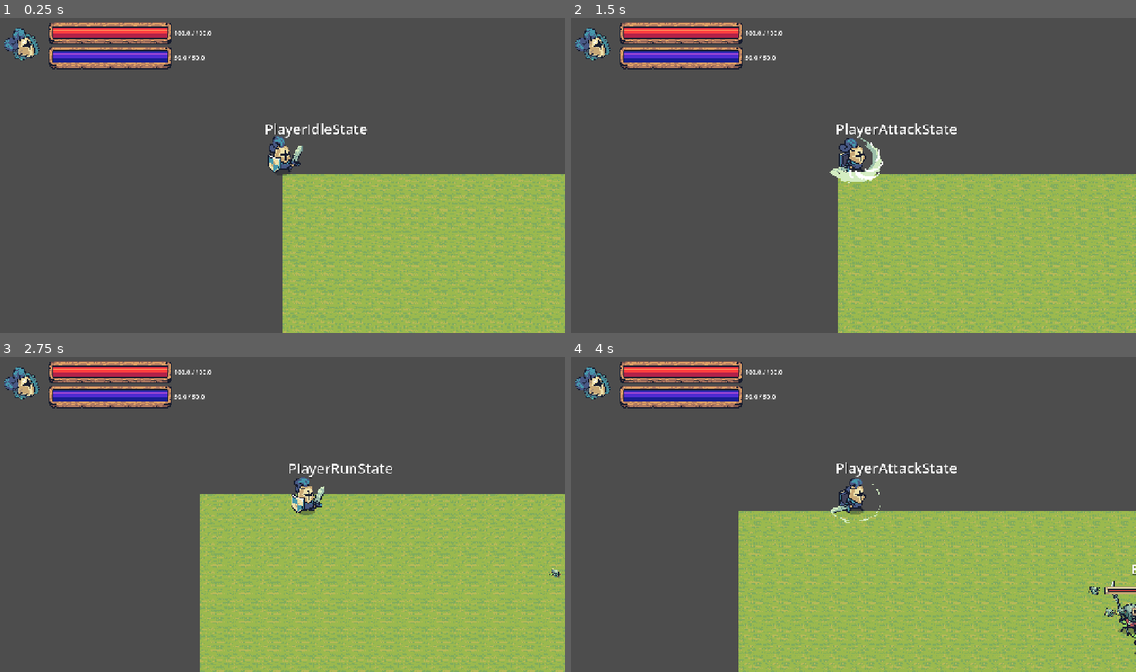
Above: before the commit, frames 1-4 (two rows, left to right).
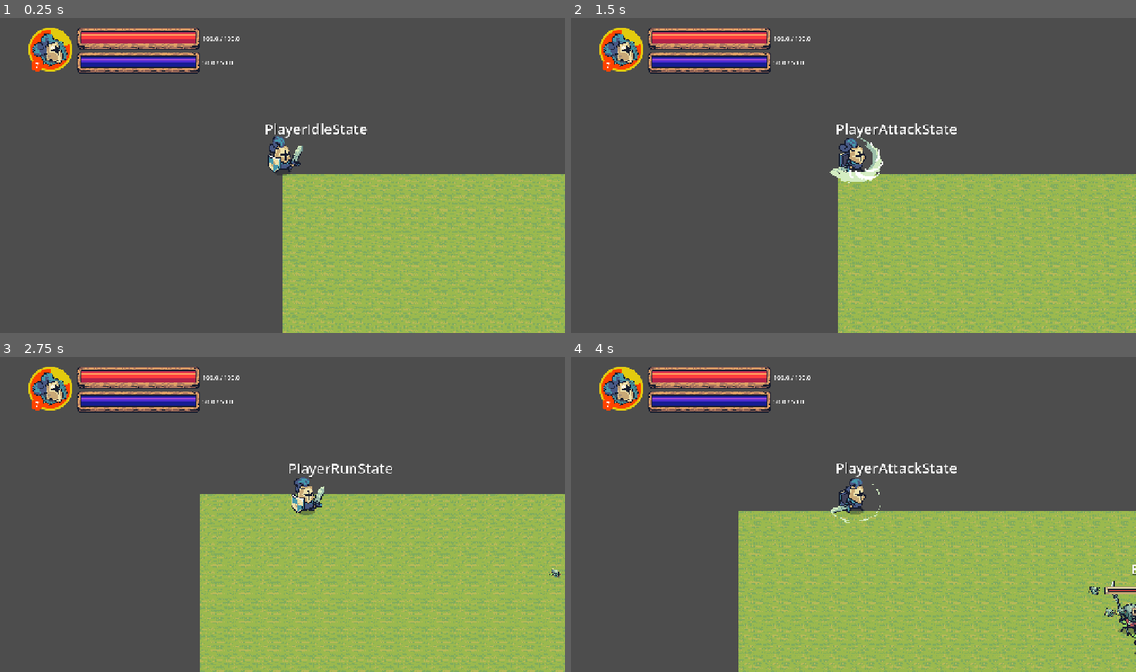
Above: after the commit, the same moments.

Repository: nidal1/rpg
Game: Godot game, scene res://scenes/world/world.tscn
The game is run twice, just before and just after one commit, with the same random seed, the same clock (stepped at 60 frames per second) and the same inputs.
Inputs (mouse positions are in pixels of both pictures, inside the frame that each line leads up to):
- Up to frame 1 (0.25 s): no input
- Up to frame 2 (1.5 s): move the mouse to (977, 159) at 0.52 s; hold D (move_right) 0.53-1.28 s; click (977, 159) at 0.67 s; move the mouse to (740, 191) at 1.27 s; hold S (move_down) from 1.28 s (still down)
- Up to frame 3 (2.75 s): move the mouse to (339, 442) at 2.02 s; release S (move_down) at 2.03 s; hold D (move_right) from 2.03 s (still down)
- Up to frame 4 (4 s): move the mouse to (825, 577) at 2.77 s; release D (move_right) at 2.78 s; hold W (move_up) 2.78-3.53 s; click (825, 577) at 2.92 s; move the mouse to (1023, 561) at 3.52 s; hold A (move_left) from 3.53 s (still down)

The runs differ from the first frame. In frame 1, 4.9% of the frame differs, in the area x 0-43%, y 1-18%; in frame 2, 4.9%; in frame 3, 4.9%; in frame 4, 4.9%.

Commit message:
add level visual to the player

Diff:
--- a/scenes/ui/in_game_ui.tscn
+++ b/scenes/ui/in_game_ui.tscn
@@ -2,7 +2,9 @@
 
 [ext_resource type="Script" uid="uid://djxgnnq5w57bo" path="res://scripts/entities/in_game_ui.gd" id="1_3nhwc"]
 [ext_resource type="Texture2D" uid="uid://cl1jcfogy6vfk" path="res://assets/ui/UI Elements/UI Elements/Human Avatars/Avatars_01.png" id="1_utqgd"]
+[ext_resource type="Texture2D" uid="uid://bsdot04n550l3" path="res://assets/ui/UI Elements/UI Elements/Bars/CirculerBar_Base.png" id="2_spc33"]
 [ext_resource type="Texture2D" uid="uid://dry1t83wn8y2g" path="res://assets/ui/UI Elements/UI Elements/Bars/BigBar_Base_02.png" id="2_t4vqi"]
+[ext_resource type="Texture2D" uid="uid://r5n8eacogfn3" path="res://assets/ui/UI Elements/UI Elements/Bars/CircularBar_Fill.png" id="3_8o238"]
 [ext_resource type="Texture2D" uid="uid://c4np5nctdtyk8" path="res://assets/ui/UI Elements/UI Elements/Bars/BigBar_Fill_red.png" id="3_utqgd"]
 [ext_resource type="Texture2D" uid="uid://ba0di8vxwt2q6" path="res://assets/ui/UI Elements/UI Elements/Bars/BigBar_Fill_blue.png" id="4_utqgd"]
 
@@ -18,16 +20,85 @@
 
 [node name="HeroContainer" type="HBoxContainer" parent="." unique_id=385522922]
 layout_mode = 0
-offset_top = 16.0
-offset_right = 455.0
-offset_bottom = 122.0
+offset_left = 64.0
+offset_top = 28.0
+offset_right = 519.0
+offset_bottom = 134.0
 
-[node name="HeroAvatar" type="TextureRect" parent="HeroContainer" unique_id=1137799017]
+[node name="Container" type="Control" parent="HeroContainer" unique_id=840623060]
+custom_minimum_size = Vector2(106, 106)
+layout_mode = 2
+size_flags_horizontal = 3
+
+[node name="TextureProgressBar" type="TextureProgressBar" parent="HeroContainer/Container" unique_id=991588088]
+layout_mode = 0
+offset_right = 40.0
+offset_bottom = 40.0
+value = 79.0
+fill_mode = 5
+texture_under = ExtResource("2_spc33")
+texture_progress = ExtResource("3_8o238")
+
+[node name="HeroAvatar" type="TextureRect" parent="HeroContainer/Container" unique_id=1137799017]
 unique_name_in_owner = true
-layout_mode = 2
+layout_mode = 1
+anchors_preset = 8
+anchor_left = 0.5
+anchor_top = 0.5
+anchor_right = 0.5
+anchor_bottom = 0.5
+offset_left = -53.0
+offset_top = -53.0
+offset_right = 53.0
+offset_bottom = 53.0
+grow_horizontal = 2
+grow_vertical = 2
 texture = ExtResource("1_utqgd")
 expand_mode = 3
 stretch_mode = 4
+
+[node name="Control" type="Control" parent="HeroContainer/Container" unique_id=1026186025]
+layout_mode = 1
+anchors_preset = 2
+anchor_top = 1.0
+anchor_bottom = 1.0
+offset_top = -40.0
+offset_right = 40.0
+grow_vertical = 0
+
+[node name="TextureRect" type="TextureRect" parent="HeroContainer/Container/Control" unique_id=1043498371]
+custom_minimum_size = Vector2(30, 30)
+layout_mode = 1
+anchors_preset = 8
+anchor_left = 0.5
+anchor_top = 0.5
+anchor_right = 0.5
+anchor_bottom = 0.5
+offset_left = -15.0
+offset_top = -15.0
+offset_right = 15.0
+offset_bottom = 15.0
+grow_horizontal = 2
+grow_vertical = 2
+texture = ExtResource("3_8o238")
+expand_mode = 1
+
+[node name="Label" type="Label" parent="HeroContainer/Container/Control" unique_id=1723217340]
+layout_mode = 1
+anchors_preset = 8
+anchor_left = 0.5
+anchor_top = 0.5
+anchor_right = 0.5
+anchor_bottom = 0.5
+offset_left = -20.0
+offset_top = -11.5
+offset_right = 20.0
+offset_bottom = 11.5
+grow_horizontal = 2
+grow_vertical = 2
+text = "7"
+horizontal_alignment = 1
+vertical_alignment = 1
 
 [node name="HeroBars" type="VBoxContainer" parent="HeroContainer" unique_id=994171113]
 layout_mode = 2
Binary file added: assets/ui/UI Elements/UI Elements/Bars/CircularBar_Fill.png
Not shown, added: assets/ui/UI Elements/UI Elements/Bars/CircularBar_Fill.png.import
Binary file added: assets/ui/UI Elements/UI Elements/Bars/CirculerBar_Base.png
Not shown, added: assets/ui/UI Elements/UI Elements/Bars/CirculerBar_Base.png.import
